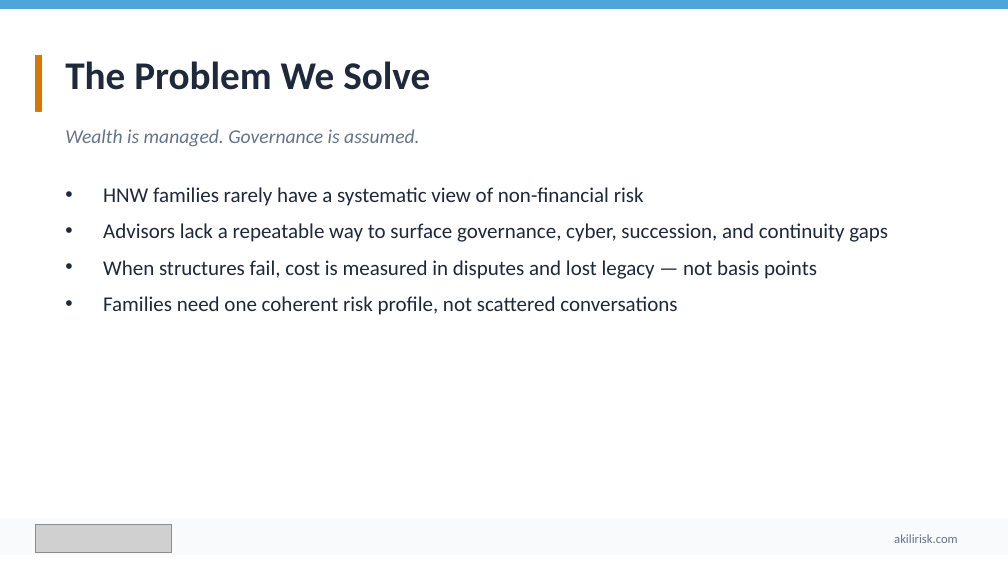
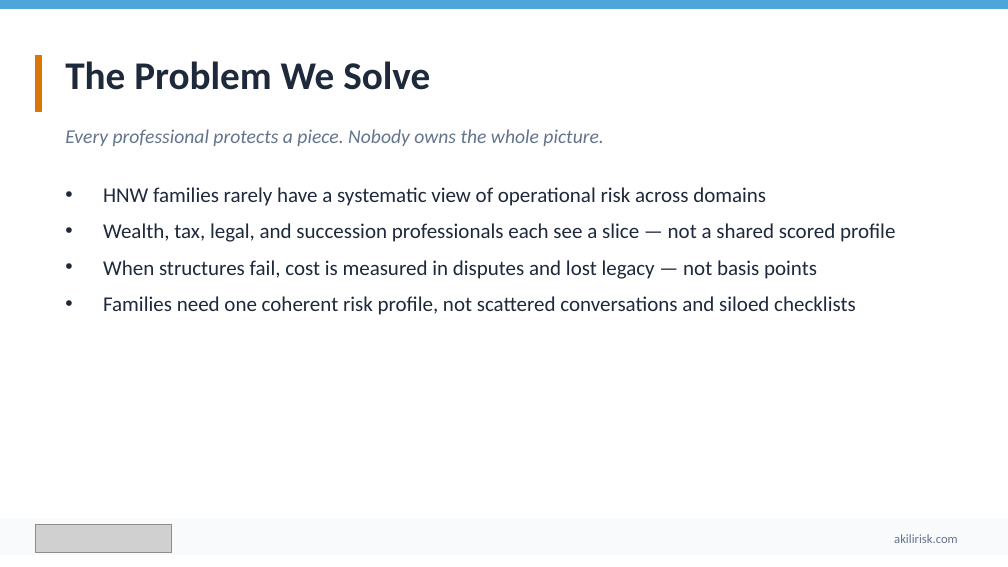
Before and after one commit to ebillyweb/AKILIRisk, a slide deck: slide 3 of docs/pitch-decks/Akili-Product-Deck.pptx. Drawn at 1008x567 pixels with LibreOffice and Linux fonts; fonts in the diff are those of the drawing; grey boxes stand for pictures. Boxes give left, top, right and bottom in pixels: in the first picture for what was removed or moved away, otherwise in the second. Text is boxed around its words. In the diff, an @@ line names an element or a change of style, - is before the commit and + after.

Commit message:
refactor: update pitch deck content and positioning for professional firms
- Revised the pitch deck to emphasize AKILI as a governance intelligence platform for affluent families and the professional firms that serve them, rather than solely for wealth advisors.
- Updated key messaging across multiple slides to reflect a unified approach to family governance, highlighting the collaborative role of various professionals (CPAs, estate attorneys, etc.) in managing family risk.
- Enhanced descriptions of the product's features and benefits to align with the new positioning, ensuring clarity on the platform's value proposition for both families and professional firms.
- Adjusted the business model and market segmentation to better represent the diverse professional audience and their specific needs.
- Made corresponding updates to related documentation and outreach templates to maintain consistency in messaging.

```diff
--- a/docs/pitch-decks/Akili-Product-Deck.pptx
+++ b/docs/pitch-decks/Akili-Product-Deck.pptx
@@ text at (x1=65, y1=129, x2=603, y2=146): text changed @@
-Wealth is managed. Governance is assumed.
+Every professional protects a piece. Nobody owns the whole picture.
@@ text at (x1=103, y1=187, x2=895, y2=242): text changed @@
-• HNW families rarely have a systematic view of non-financial risk
-• Advisors lack a repeatable way to surface governance, cyber, succession, and continuity gaps
+• HNW families rarely have a systematic view of operational risk across domains
+• Wealth, tax, legal, and succession professionals each see a slice — not a shared scored profile
@@ text at (x1=103, y1=296, x2=856, y2=315): text changed @@
-• Families need one coherent risk profile, not scattered conversations
+• Families need one coherent risk profile, not scattered conversations and siloed checklists
```
Also in this commit, not shown: 13 other slides changed, 1 slide added, 19 other files.
